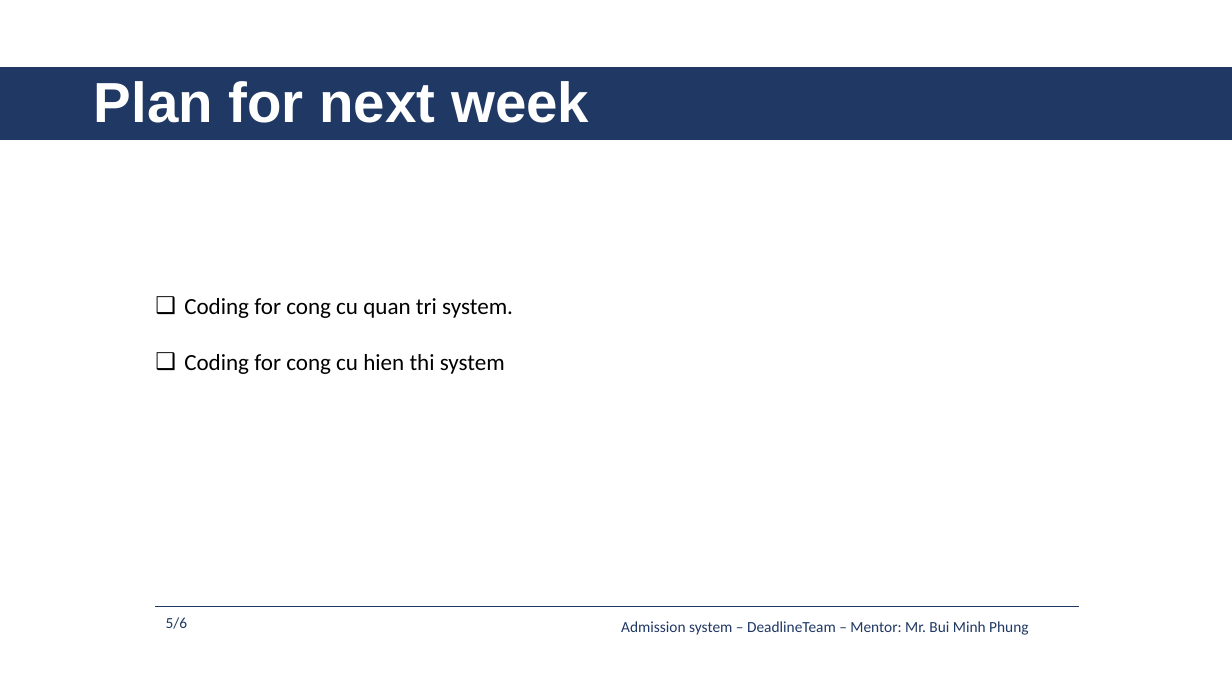
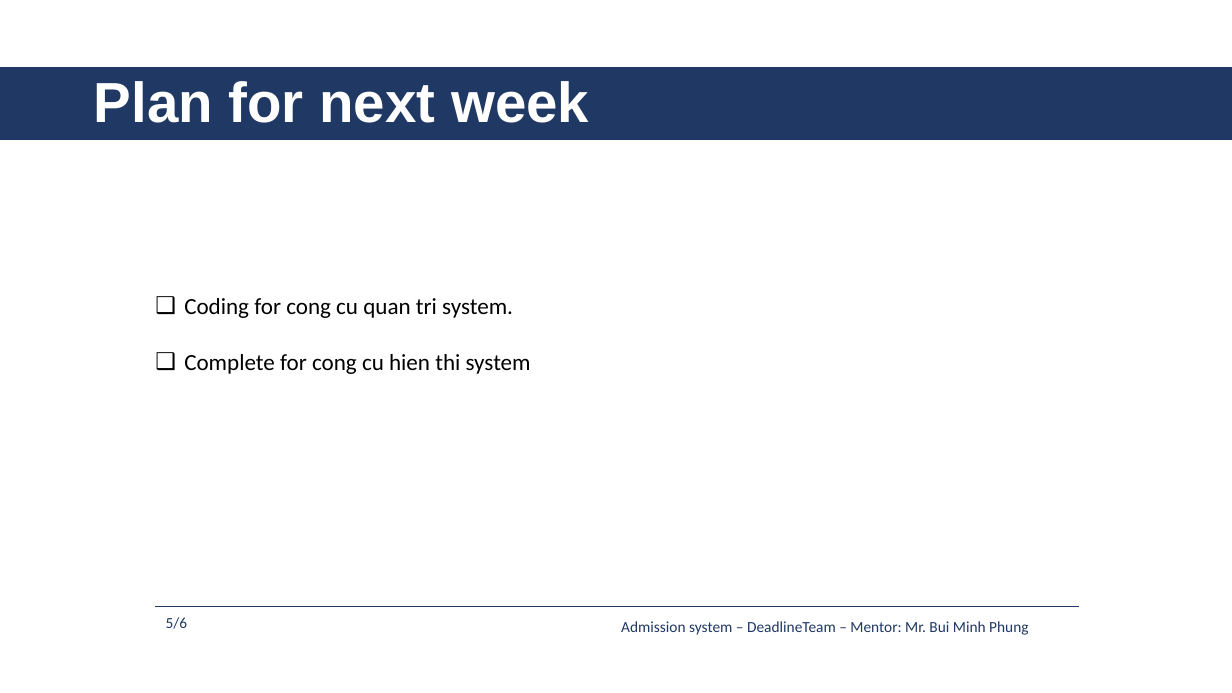
Before and after one commit to daotk/cap-deadline, a slide deck: slide 7 of 9. Presentation/AS_DeadlineTeam_Week22.pptx. Drawn at 1232x693 pixels with LibreOffice and Linux fonts; fonts in the diff are those of the drawing. Boxes give left, top, right and bottom in pixels: in the first picture for what was removed or moved away, otherwise in the second. Text is boxed around its words. In the diff, an @@ line names an element or a change of style, - is before the commit and + after.

```diff
--- a/9. Presentation/AS_DeadlineTeam_Week22.pptx
+++ b/9. Presentation/AS_DeadlineTeam_Week22.pptx
@@ text at [184, 354, 531, 374]: text changed @@
-❑ Coding for cong cu hien thi system
+❑ Complete for cong cu hien thi system
```
Also in this commit, not shown: 4 other slides changed, 37 other files.
